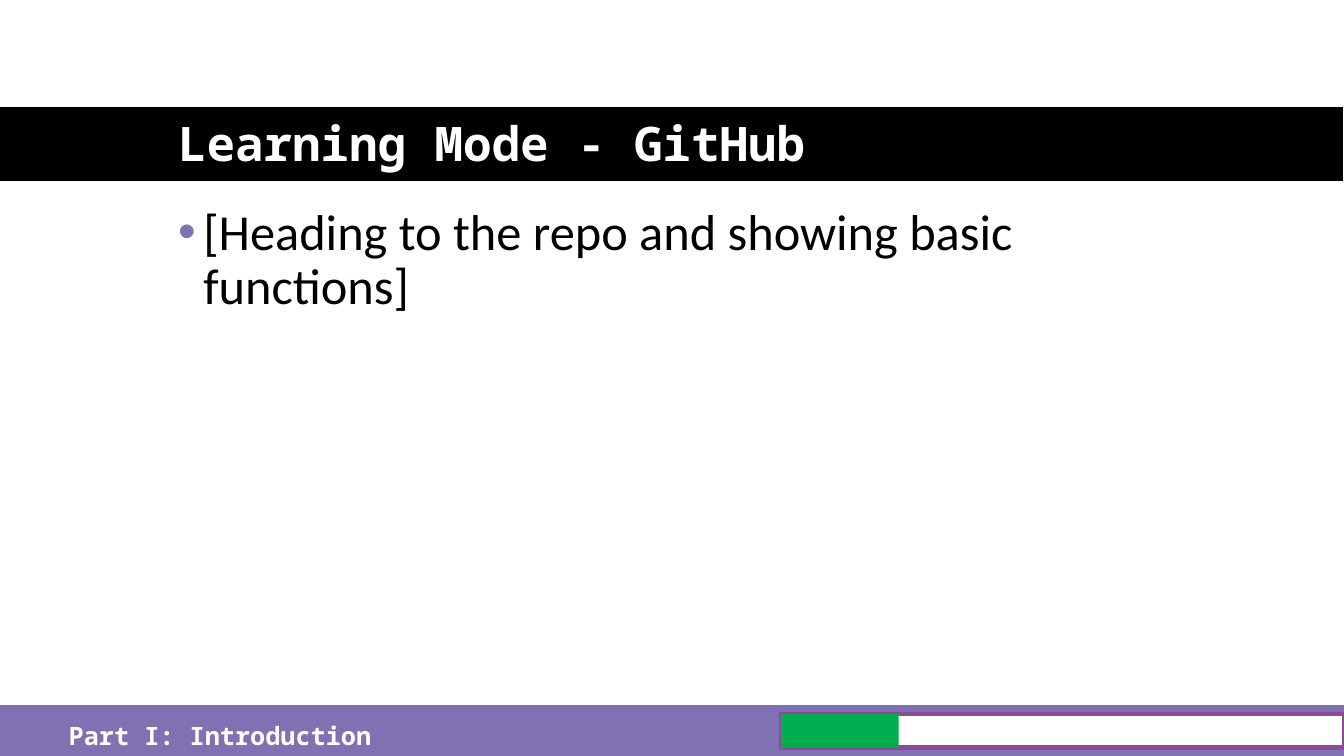
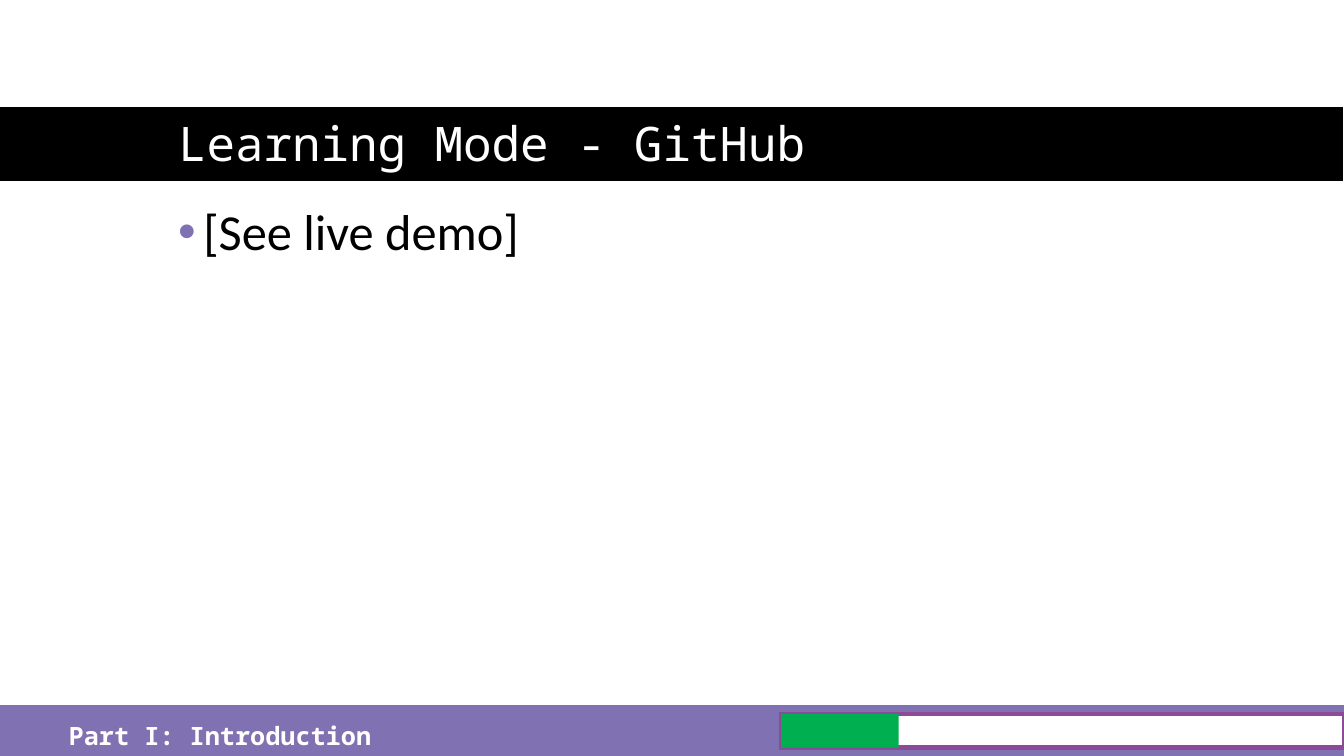
Before and after one commit to just-the-benno/BlazQ, a slide deck: slide 15 of episode1/media/slides-episode-1.pptx. Drawn at 1344x756 pixels with LibreOffice and Linux fonts; fonts in the diff are those of the drawing; background and template pictures are left out. Boxes give left, top, right and bottom in pixels: in the first picture for what was removed or moved away, otherwise in the second. Text is boxed around its words. In the diff, an @@ line names an element or a change of style, - is before the commit and + after.

Commit message:
correct spelling in slides ep01

```diff
--- a/episode1/media/slides-episode-1.pptx
+++ b/episode1/media/slides-episode-1.pptx
@@ title "Learning Mode - GitHub" at (x1=178, y1=124, x2=805, y2=173): bold off @@
@@ text at (x1=203, y1=213, x2=519, y2=257): text changed @@
-• [Heading to the repo and showing basic functions]
+• [See live demo]
```
Also in this commit, not shown: 19 other slides changed, 2 other files.
